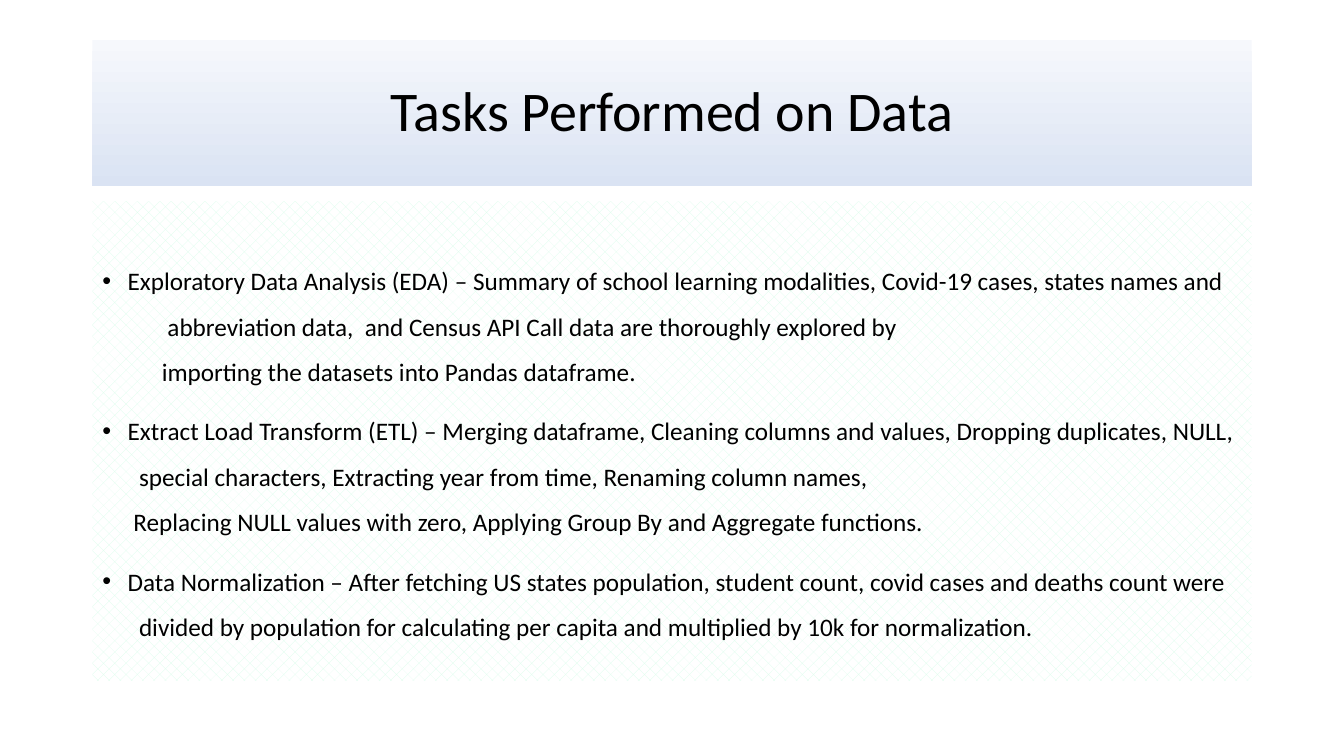
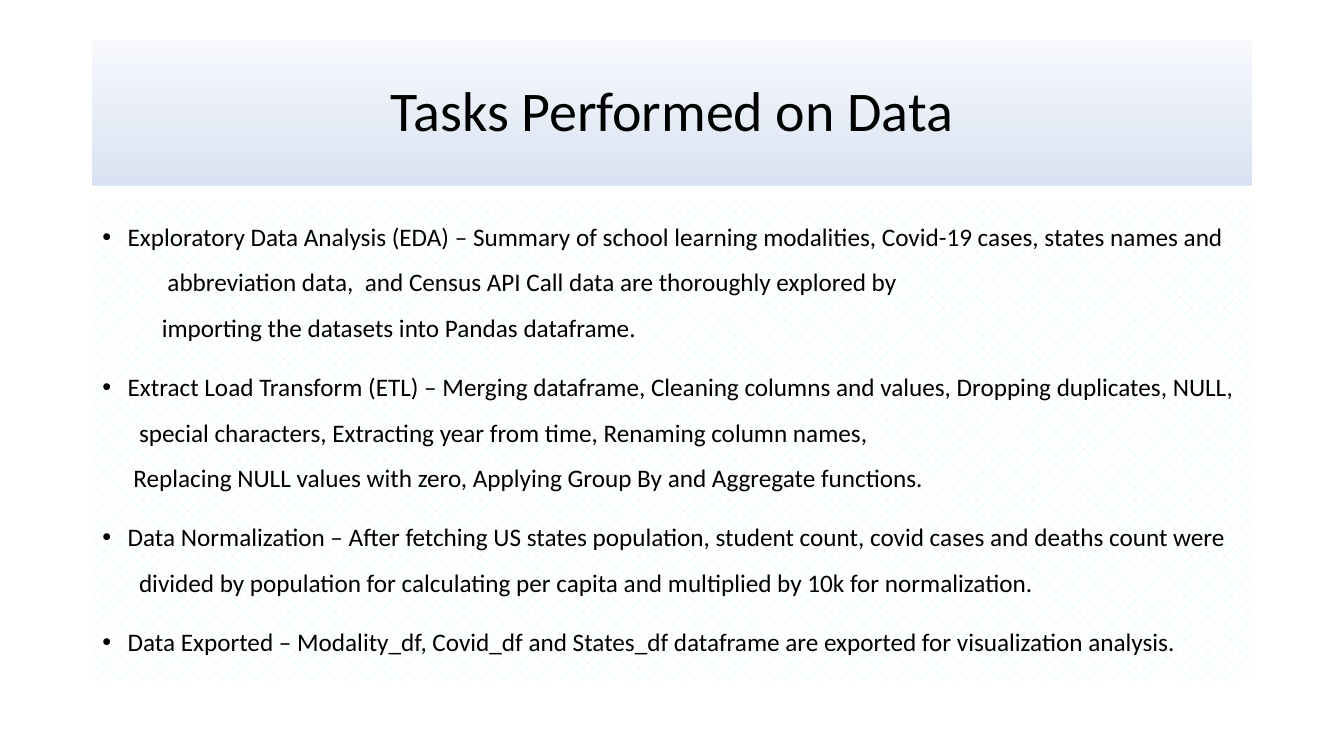
Before and after one commit to uzmabb182/Data602_Assignments, a slide deck: slide 5 of Final_Project_Data_602/Presentation_Data_602.pptx. Drawn at 1344x756 pixels with LibreOffice and Linux fonts; fonts in the diff are those of the drawing. Boxes give left, top, right and bottom in pixels: in the first picture for what was removed or moved away, otherwise in the second. Text is boxed around its words. In the diff, an @@ line names an element or a change of style, - is before the commit and + after.

Commit message:
Data 602 presentation Slides are completed

```diff
--- a/Final_Project_Data_602/Presentation_Data_602.pptx
+++ b/Final_Project_Data_602/Presentation_Data_602.pptx
@@ text at bbox=[128, 633, 1174, 655]: paragraph added @@
+• Data Exported – Modality_df, Covid_df and States_df dataframe are exported for visualization analysis.
```
Also in this commit, not shown: 6 other slides changed, 4 slides added, 1 slide removed, 1 other file.
